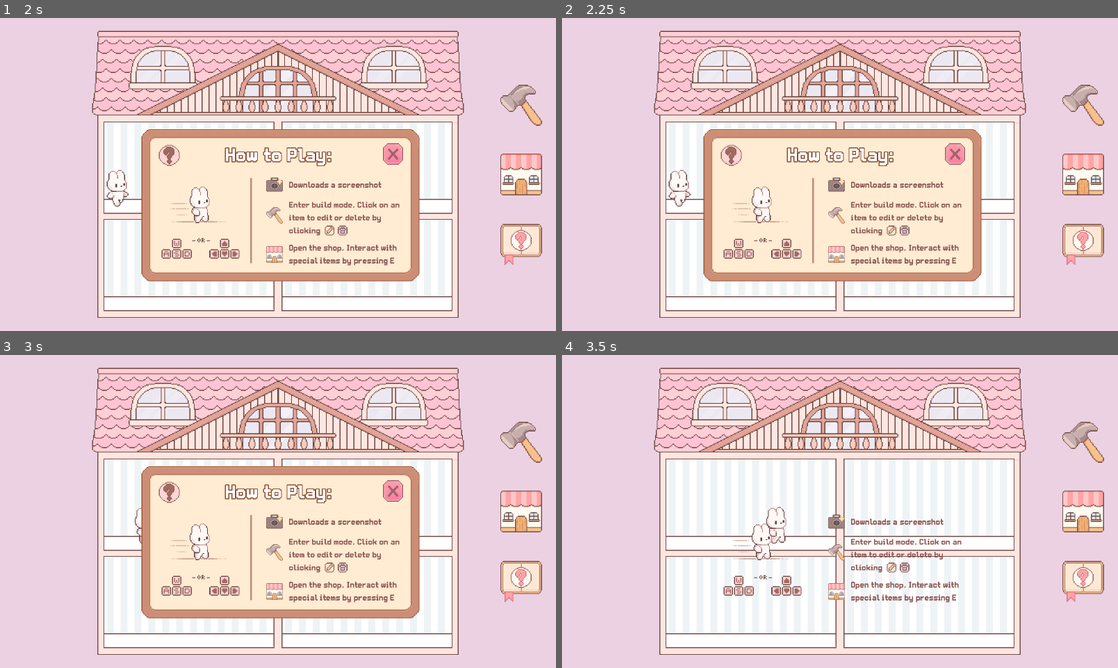
Above: before the commit, frames 1-4 (two rows, left to right).
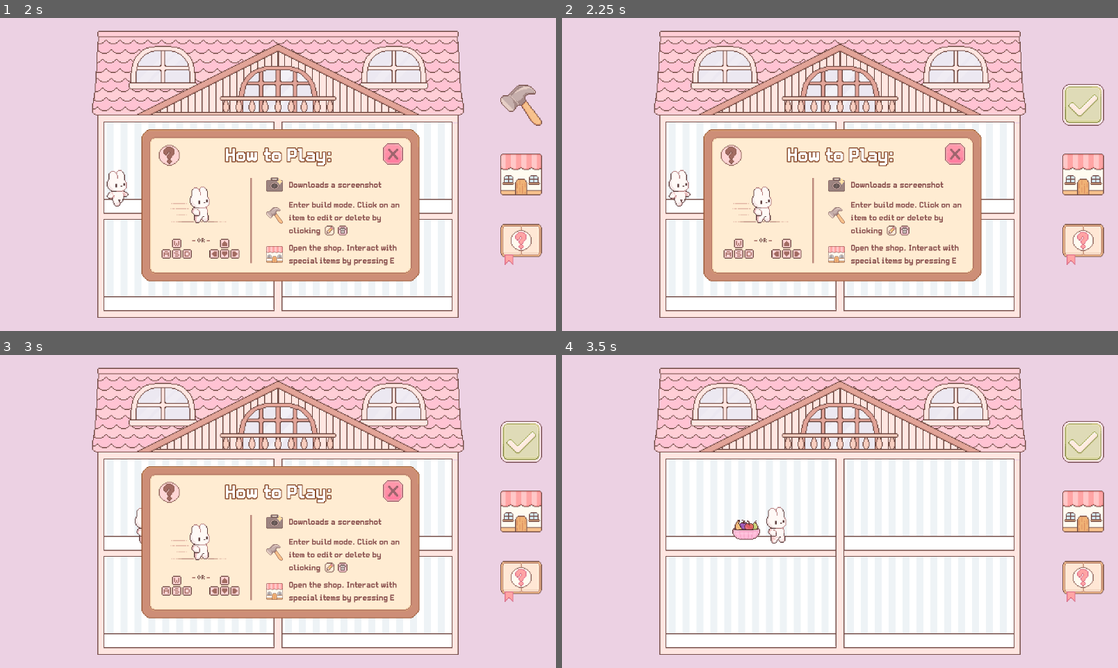
Above: after the commit, the same moments.

Repository: mon-b/girly-game-jam
Game: Godot game, scene res://ui/main_menu.tscn
The game is run twice, just before and just after one commit, with the same random seed, the same clock (stepped at 60 frames per second) and the same inputs.
Inputs (mouse positions are in pixels of both pictures, inside the frame that each line leads up to):
- Up to frame 1 (2 s): click "Play" at 0.5 s; click (522, 71) at 1.25 s
- Up to frame 2 (2.25 s): click (1084, 105) at 2 s
- Up to frame 3 (3 s): tap Enter at 2.75 s; move the mouse to (400, 495) at 2.77 s; hold D (right) from 2.78 s (still down); tap Space (interact) at 2.85 s; click (400, 495) at 2.92 s
- Up to frame 4 (3.5 s): keep holding D (right); tap E at 3.05 s

Frame 1 is identical in both runs. In frame 2, 0.9% of the frame differs, in the area x 90-98%, y 21-35%; in frame 3, 0.9%; in frame 4, 3.3%, in the area x 29-98%, y 21-80%.
Error before the commit: Attempt to call function 'hide' in base 'null instance' on a null instance. (res://ui/game.gd:210)
Error after the commit: Attempt to call function 'hide' in base 'null instance' on a null instance. (res://ui/game.gd:236)

Commit message:
interaction with items

Diff:
--- a/global.gd
+++ b/global.gd
@@ -11,6 +11,8 @@
 var placing_type: String = ""
 var placing_item_price: int = 0
 var type_placing_item: String = ""
+var tutorial_seen: bool = false
+var fruit_bowl_position: Vector2 = Vector2(212, 201)
 var placed_furniture: Array = []
 var room_states: Array = []
 var current_house_color_price: int = 0
--- /dev/null
+++ b/scenes/furniture/interactive/fruit.gd
@@ -0,0 +1,25 @@
+extends Node2D
+
+signal pressed
+
+@onready var sprite: Sprite2D = $Sprite2D
+
+var normal_texture = preload("res://assets/ui/house/interactive_items/Furniture-fruit.png")
+var hover_texture = preload("res://assets/ui/house/interactive_items/Furniture-fruit-hover.png")
+
+const INTERACT_RADIUS = 40.0
+var player: Node2D = null
+var hovered := false
+
+func _input(event: InputEvent) -> void:
+	var tex_size = sprite.texture.get_size()
+	var sprite_rect = Rect2(global_position - tex_size / 2.0, tex_size)
+
+	if event is InputEventMouseMotion:
+		hovered = sprite_rect.has_point(get_global_mouse_position())
+		sprite.texture = hover_texture if hovered else normal_texture
+
+	if event is InputEventKey and event.keycode == KEY_E and event.pressed and not event.echo:
+		var player_near = player != null and player.global_position.distance_to(global_position) <= INTERACT_RADIUS
+		if hovered and player_near:
+			pressed.emit()
--- /dev/null
+++ b/scenes/furniture/interactive/fruit.tscn
@@ -0,0 +1,10 @@
+[gd_scene format=3 uid="uid://by0q5vrx1m3tb"]
+
+[ext_resource type="Texture2D" uid="uid://cxhaben3gpheu" path="res://assets/ui/house/interactive_items/Furniture-fruit.png" id="1_cklp3"]
+[ext_resource type="Script" path="res://scenes/furniture/interactive/fruit.gd" id="2_fruit"]
+
+[node name="FruitBowl" type="Node2D" unique_id=1869846928]
+script = ExtResource("2_fruit")
+
+[node name="Sprite2D" type="Sprite2D" parent="." unique_id=907699420]
+texture = ExtResource("1_cklp3")
--- a/ui/game.gd
+++ b/ui/game.gd
@@ -1,8 +1,11 @@
 extends Node2D
 
 const ItemToolbar = preload("res://scenes/furniture/item_toolbar.tscn")
+const TEXTURE_EDIT = preload("res://assets/ui/Buttons-build.png")
+const TEXTURE_CONFIRM = preload("res://assets/ui/Buttons-confirm.png")
 
 @onready var tutorial_modal = $TutorialModal
+@onready var fruit_bowl = $FruitBowl
 
 var preview: Node2D = null
 var item_dragged: Node2D = null
@@ -20,9 +23,14 @@
 func _ready():
 	AudioManager.play_music("res://assets/audio/music/Dollhouse.mp3", 0)
 	_restore_furniture()
+	if Global.tutorial_seen:
+		tutorial_modal.hide()
+	fruit_bowl.player = $House/Player
 
 func _process(_delta: float) -> void:
 	$VBoxContainer.visible = Global.placing_item == null and not Global.shop_open
+	fruit_bowl.set_process_input(not Global.edit_mode and Global.placing_item == null)
+	$VBoxContainer/Edit.texture_normal = TEXTURE_CONFIRM if Global.edit_mode else TEXTURE_EDIT
 	for button in $VBoxContainer.get_children():
 		if button.name == "Edit":
 			continue
@@ -35,7 +43,8 @@
 
 	if preview != null:
 		var mouse = get_global_mouse_position()
-		var half_w = preview.get_node("Sprite2D").region_rect.size.x / 2.0
+		var sprite = preview.get_node("Sprite2D")
+		var half_w = sprite.region_rect.size.x / 2.0
 		var x_min = ROOM_X_MIN + half_w + 4
 		var x_max = ROOM_X_MAX - half_w - 4
 		if Global.type_placing_item == "wall":
@@ -50,17 +59,21 @@
 				wall_y,
 			)
 		elif Global.type_placing_item == "floor":
+			var half_h = sprite.region_rect.size.y / 2.0
 			var floor_y
 			if mouse.y > (FLOOR_Y1 + FLOOR_Y2)/2:
-				floor_y = FLOOR_Y1
+				floor_y = FLOOR_Y1 - half_h + 22
 			else:
-				floor_y = FLOOR_Y2
+				floor_y = FLOOR_Y2 - half_h + 22
 
 			preview.position = Vector2(clamp(mouse.x, x_min, x_max), floor_y)
 
 	if item_dragged != null:
 		var mouse = get_global_mouse_position()
-		var half_w = item_dragged.get_node("Sprite2D").region_rect.size.x / 2.0
+		var sprite = item_dragged.get_node("Sprite2D")
+		var sprite_w = sprite.region_rect.size.x if sprite.region_rect.size.x > 0 else sprite.texture.get_size().x
+		var sprite_h = sprite.region_rect.size.y if sprite.region_rect.size.y > 0 else sprite.texture.get_size().y
+		var half_w = sprite_w / 2.0
 		var x_min = ROOM_X_MIN + half_w + 4
 		var x_max = ROOM_X_MAX - half_w - 4
 		if drag_type == "wall":
@@ -75,11 +88,12 @@
 				wall_y,
 			)
 		elif drag_type == "floor":
+			var half_h = sprite_h / 2.0
 			var floor_y
 			if mouse.y > (FLOOR_Y1 + FLOOR_Y2)/2:
-				floor_y = FLOOR_Y1
+				floor_y = FLOOR_Y1 - half_h + 22
 			else:
-				floor_y = FLOOR_Y2
+				floor_y = FLOOR_Y2 - half_h + 22
 
 			item_dragged.position = Vector2(clamp(mouse.x, x_min, x_max), floor_y)
 
@@ -96,6 +110,16 @@
 			return
 
 		var mouse = get_global_mouse_position()
+
+		var fruit_sprite = fruit_bowl.get_node("Sprite2D")
+		var fruit_size = fruit_sprite.texture.get_size()
+		var fruit_rect = Rect2(fruit_bowl.position - fruit_size / 2.0, fruit_size)
+		if fruit_rect.has_point(mouse):
+			item_dragged = fruit_bowl
+			drag_type = "floor"
+			fruit_bowl.modulate.a = 0.7
+			return
+
 		var clicked_item = null
 		for item in $House/Furniture.get_children():
 			if item == preview:
@@ -136,6 +160,7 @@
 # ========================
 
 func _save_furniture() -> void:
+	Global.fruit_bowl_position = fruit_bowl.position
 	Global.placed_furniture.clear()
 	for item in $House/Furniture.get_children():
 		Global.placed_furniture.append({
@@ -148,6 +173,7 @@
 		Global.room_states.append(room.get_state())
 
 func _restore_furniture() -> void:
+	fruit_bowl.position = Global.fruit_bowl_position
 	for data in Global.placed_furniture:
 		var scene = load(data["scene_path"])
 		if scene:
@@ -269,7 +295,8 @@
 		_hide_toolbar()
 
 func _start_wiggle() -> void:
-	for item in $House/Furniture.get_children():
+	var items = $House/Furniture.get_children() + [fruit_bowl]
+	for item in items:
 		if item == preview:
 			continue
 		var tween = create_tween().set_loops()
@@ -278,7 +305,8 @@
 		item.set_meta("wiggle_tween", tween)
 
 func _stop_wiggle() -> void:
-	for item in $House/Furniture.get_children():
+	var items = $House/Furniture.get_children() + [fruit_bowl]
+	for item in items:
 		if item == preview:
 			continue
 		if item.has_meta("wiggle_tween"):
@@ -327,4 +355,5 @@
 	tutorial_modal.show()
 
 func _on_close_tutorial_pressed():
+	Global.tutorial_seen = true
 	tutorial_modal.hide()
--- a/ui/menu.tscn
+++ b/ui/menu.tscn
@@ -16,6 +16,7 @@
 [ext_resource type="Texture2D" uid="uid://bv4p6fynlm4wb" path="res://assets/ui/Build-mode-edit.png" id="12_c5cit"]
 [ext_resource type="Texture2D" uid="uid://brq0tkqs72v3p" path="res://assets/ui/Build-mode-delete.png" id="13_lf6dv"]
 [ext_resource type="Texture2D" uid="uid://0njs0vd1apeb" path="res://assets/ui/Buttons-shop.png" id="14_is7kr"]
+[ext_resource type="PackedScene" uid="uid://by0q5vrx1m3tb" path="res://scenes/furniture/interactive/fruit.tscn" id="17_akon5"]
 
 [sub_resource type="StyleBoxLine" id="StyleBoxLine_u22un"]
 color = Color(0.5392586, 0.23342228, 0.22215709, 0.54901963)
@@ -26,6 +27,9 @@
 script = ExtResource("1_4c782")
 
 [node name="House" parent="." unique_id=592924595 instance=ExtResource("1_udkah")]
+
+[node name="FruitBowl" parent="." unique_id=1869846928 instance=ExtResource("17_akon5")]
+position = Vector2(212, 201)
 
 [node name="VBoxContainer" parent="." unique_id=2080362688 instance=ExtResource("2_4c782")]
 offset_left = 560.0
@@ -49,24 +53,22 @@
 patch_margin_right = 12
 patch_margin_bottom = 12
 
-[node name="Movement" type="Node" parent="TutorialModal/9Rect" unique_id=1081781211]
-
-[node name="TutorialRun" type="Sprite2D" parent="TutorialModal/9Rect/Movement" unique_id=1416625580]
-position = Vector2(228.4, 215.5)
+[node name="TutorialRun" type="Sprite2D" parent="TutorialModal/9Rect" unique_id=1416625580]
+position = Vector2(65.399994, 87.5)
 texture = ExtResource("5_cop0s")
 
-[node name="TutorialOr" type="Sprite2D" parent="TutorialModal/9Rect/Movement" unique_id=915529391]
-position = Vector2(231.4, 255.5)
+[node name="TutorialOr" type="Sprite2D" parent="TutorialModal/9Rect" unique_id=915529391]
+position = Vector2(68.399994, 127.5)
 scale = Vector2(1.2, 1.2)
 texture = ExtResource("6_oumb1")
 
-[node name="TutorialAwsd" type="Sprite2D" parent="TutorialModal/9Rect/Movement" unique_id=559877693]
-position = Vector2(203.40001, 265.5)
+[node name="TutorialAwsd" type="Sprite2D" parent="TutorialModal/9Rect" unique_id=559877693]
+position = Vector2(40.40001, 137.5)
 scale = Vector2(1.2, 1.2)
 texture = ExtResource("7_7toyc")
 
-[node name="TutorialArrows" type="Sprite2D" parent="TutorialModal/9Rect/Movement" unique_id=387061632]
-position = Vector2(258.4, 265.5)
+[node name="TutorialArrows" type="Sprite2D" parent="TutorialModal/9Rect" unique_id=387061632]
+position = Vector2(95.399994, 137.5)
 scale = Vector2(1.2, 1.2)
 texture = ExtResource("8_ybgh7")
 
@@ -78,14 +80,12 @@
 offset_bottom = 153.0
 theme_override_styles/separator = SubResource("StyleBoxLine_u22un")
 
-[node name="Buttons" type="Node" parent="TutorialModal/9Rect" unique_id=999741321]
-
-[node name="ButtonsScreenshot" type="Sprite2D" parent="TutorialModal/9Rect/Buttons" unique_id=684546693]
-position = Vector2(316, 190)
+[node name="ButtonsScreenshot" type="Sprite2D" parent="TutorialModal/9Rect" unique_id=684546693]
+position = Vector2(153, 62)
 scale = Vector2(0.4, 0.4)
 texture = ExtResource("9_u22un")
 
-[node name="Label" type="Label" parent="TutorialModal/9Rect/Buttons/ButtonsScreenshot" unique_id=1483671174]
+[node name="Label" type="Label" parent="TutorialModal/9Rect/ButtonsScreenshot" unique_id=1483671174]
 offset_left = 42.0
 offset_top = -12.499999
 offset_right = 329.0
@@ -96,12 +96,22 @@
 text = "Downloads a screenshot"
 autowrap_mode = 3
 
-[node name="ButtonsBuild" type="Sprite2D" parent="TutorialModal/9Rect/Buttons" unique_id=1643834315]
-position = Vector2(316, 227)
+[node name="BuildModeDelete" type="Sprite2D" parent="TutorialModal/9Rect" unique_id=1186212203]
+position = Vector2(231.49997, 116.5)
+scale = Vector2(0.99999994, 0.99999994)
+texture = ExtResource("13_lf6dv")
+
+[node name="BuildModeEdit" type="Sprite2D" parent="TutorialModal/9Rect" unique_id=847546373]
+position = Vector2(216.5, 116.5)
+scale = Vector2(0.9999998, 0.9999998)
+texture = ExtResource("12_c5cit")
+
+[node name="ButtonsBuild" type="Sprite2D" parent="TutorialModal/9Rect" unique_id=1643834315]
+position = Vector2(153, 99)
 scale = Vector2(0.4, 0.4)
 texture = ExtResource("11_akon5")
 
-[node name="Label" type="Label" parent="TutorialModal/9Rect/Buttons/ButtonsBuild" unique_id=826887079]
+[node name="Label" type="Label" parent="TutorialModal/9Rect/ButtonsBuild" unique_id=826887079]
 offset_left = 42.0
 offset_top = -50.000034
 offset_right = 369.49994
@@ -113,22 +123,12 @@
 vertical_alignment = 1
 autowrap_mode = 3
 
-[node name="BuildModeEdit" type="Sprite2D" parent="TutorialModal/9Rect/Buttons/ButtonsBuild" unique_id=847546373]
-position = Vector2(158.75, 43.75002)
-scale = Vector2(2.4999998, 2.4999998)
-texture = ExtResource("12_c5cit")
-
-[node name="BuildModeDelete" type="Sprite2D" parent="TutorialModal/9Rect/Buttons/ButtonsBuild" unique_id=1186212203]
-position = Vector2(196.24994, 43.75002)
-scale = Vector2(2.4999998, 2.4999998)
-texture = ExtResource("13_lf6dv")
-
-[node name="ButtonsShop" type="Sprite2D" parent="TutorialModal/9Rect/Buttons" unique_id=878308957]
-position = Vector2(316, 272)
+[node name="ButtonsShop" type="Sprite2D" parent="TutorialModal/9Rect" unique_id=878308957]
+position = Vector2(153, 144)
 scale = Vector2(0.4, 0.4)
 texture = ExtResource("14_is7kr")
 
-[node name="Label" type="Label" parent="TutorialModal/9Rect/Buttons/ButtonsShop" unique_id=9255097]
+[node name="Label" type="Label" parent="TutorialModal/9Rect/ButtonsShop" unique_id=9255097]
 offset_left = 42.0
 offset_top = -37.500072
 offset_right = 379.49994
@@ -171,6 +171,7 @@
 [connection signal="pressed" from="VBoxContainer/Edit" to="." method="_on_edit_pressed"]
 [connection signal="pressed" from="VBoxContainer/Edit" to="." method="_on_decorate_pressed"]
 [connection signal="pressed" from="VBoxContainer/Door" to="." method="_on_door_pressed"]
+[connection signal="pressed" from="FruitBowl" to="." method="_on_door_pressed"]
 [connection signal="pressed" from="VBoxContainer/Tutorial" to="." method="_on_tutorial_pressed"]
 [connection signal="pressed" from="TutorialModal/9Rect/CloseTutorial" to="." method="_on_close_tutorial_pressed"]
 
--- a/ui/new_shop/shop_card.tscn
+++ b/ui/new_shop/shop_card.tscn
@@ -57,6 +57,7 @@
 anchor_bottom = 1.0
 grow_horizontal = 2
 grow_vertical = 2
+theme_override_colors/font_color = Color(0.4, 0.22, 0.18, 1)
 theme_override_fonts/font = ExtResource("5_font")
 theme_override_font_sizes/font_size = 8
 text = "0"
@@ -66,6 +67,7 @@
 [node name="BuyButton" type="Button" parent="VBoxContainer/BottomRow" unique_id=712242575]
 layout_mode = 2
 size_flags_horizontal = 3
+theme_override_colors/font_color = Color(0.4, 0.22, 0.18, 1)
 theme_override_fonts/font = ExtResource("5_font")
 theme_override_font_sizes/font_size = 8
 theme_override_styles/normal = SubResource("StyleBoxTexture_btn")
Not shown, added: assets/ui/Buttons-confirm.png.import
Binary file added: assets/ui/house/interactive_items/Furniture-fruit-hover.png
Not shown, added: assets/ui/house/interactive_items/Furniture-fruit-hover.png.import
Binary file added: assets/ui/house/interactive_items/Furniture-fruit.png
Not shown, added: assets/ui/house/interactive_items/Furniture-fruit.png.import
Not shown, added: scenes/furniture/interactive/fruit.gd.uid
